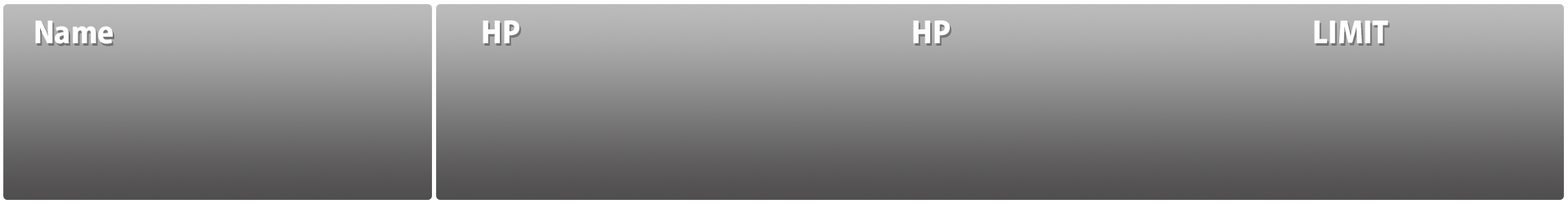
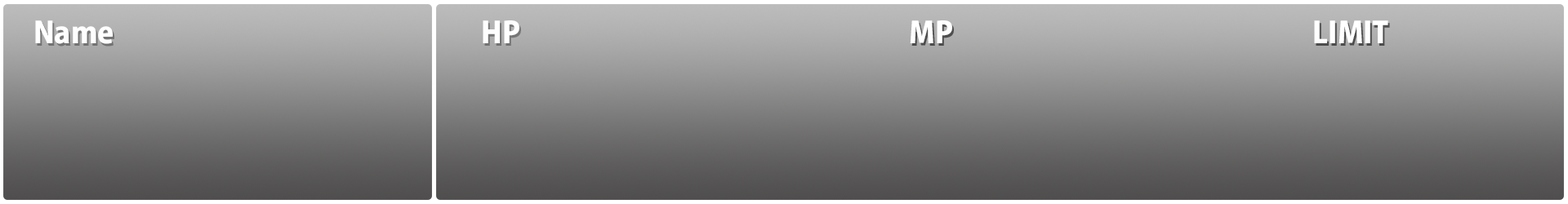
Layered file, before and after one edit (w=1568, h=204). Changes by layer:
painted on "MP" over <box>909,20,953,44</box>
painted on "Rounded Rectangle 2" over <box>909,20,1390,46</box>
